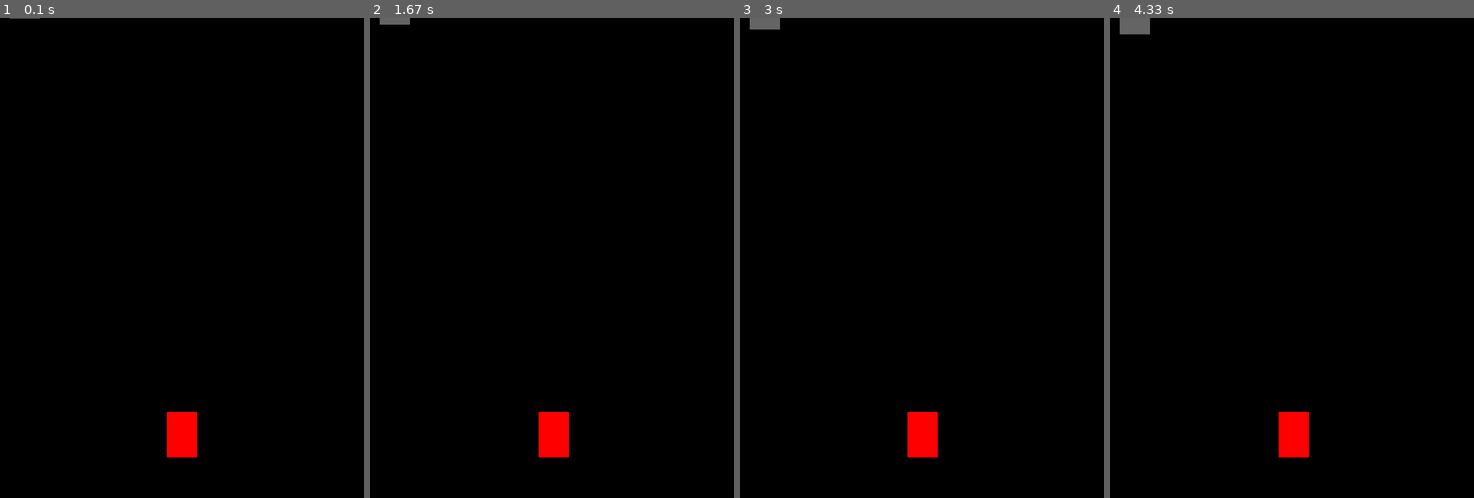
Above: before the commit, frames 1-4 (left to right).
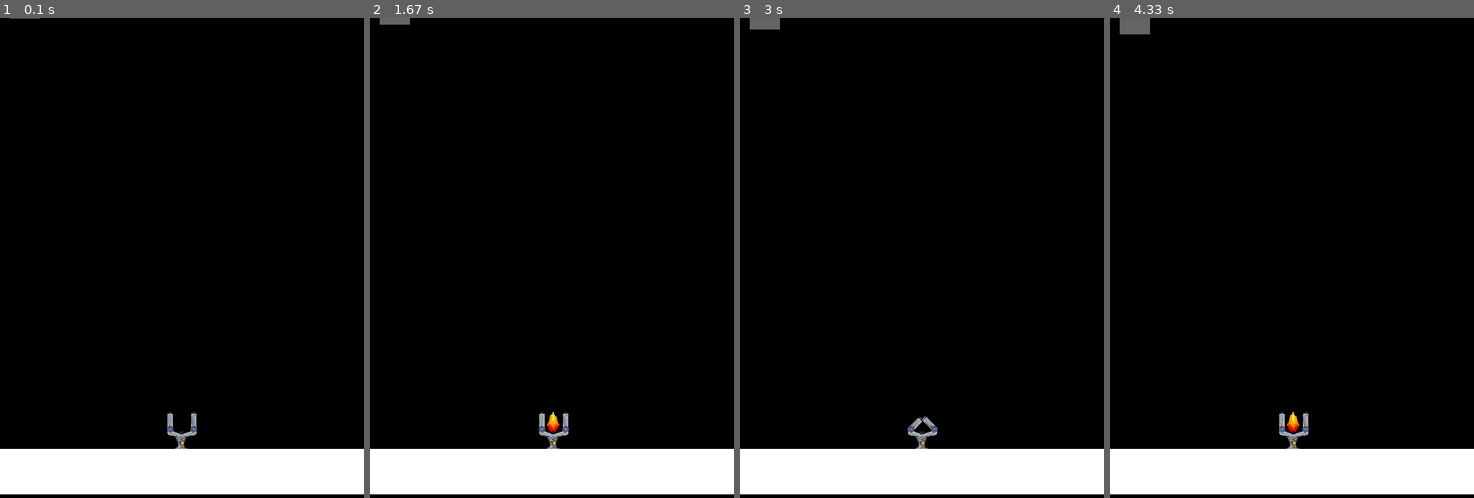
Above: after the commit, the same moments.

Repository: atanas-rujinov/pygame-project
Game: pygame game, started from game.py
Two runs of this game, one before a commit and one after it. Both use one fixed random seed, a clock stepped at 60 frames per second and the inputs below.
Inputs:
- Up to frame 1 (0.1 s): no input
- Up to frame 2 (1.67 s): tap Enter at 0.33 s; hold Right 0.67-1.13 s; hold Up 1.17-1.47 s; hold Right from 1.5 s (still down)
- Up to frame 3 (3 s): release Right at 1.97 s; hold Left 2-2.53 s; hold Down 2.57-2.87 s; hold Left from 2.9 s (still down)
- Up to frame 4 (4.33 s): release Left at 3.3 s; hold Up 3.33-3.7 s; hold Right from 3.73 s (still down)

The runs differ from the first frame. In frame 1, 10% of the frame differs, in the area x 0-100%, y 82-100%; in frame 2, 10%; in frame 3, 10%; in frame 4, 10%.

Commit message:
mechanics work + player img

Diff:
--- a/game.py
+++ b/game.py
@@ -17,13 +17,14 @@
 OBJECTS_DISTANCE = 200
 ACTUAL_HEIGHT = SCREEN_HEIGHT - PLAYER_BOTTOM - PLAYER_HEIGHT
 
+score = 0
+
 playerX = SCREEN_WIDTH / 2 - PLAYER_WIDTH / 2
 running = True
 goingLeft = False
 goingRight = False
 directionPriority = ""
-timeForNewObject = time.time()
-print(timeForNewObject)
+playerImage = pygame.image.load("opened.png")
 
 class Object:
     def __init__(self, x, y, type):
@@ -36,6 +37,9 @@
             self.color = (255, 100, 0)
         else:
             self.color = (0, 255, 0)
+
+armState = "opened"
+armStateTimestamp = time.time()
 
 def checkCollision(object):
     if playerX < object.x + OBJECT_WIDTH and playerX + PLAYER_WIDTH > object.x and SCREEN_HEIGHT - PLAYER_BOTTOM - PLAYER_HEIGHT < object.y + OBJECT_HEIGHT and SCREEN_HEIGHT - PLAYER_BOTTOM > object.y:
@@ -67,6 +71,14 @@
             elif event.key == pygame.K_RIGHT:
                 goingRight = True
                 directionPriority = "right"
+            elif event.key == pygame.K_DOWN:
+                armState = "closed"
+                playerImage = pygame.image.load("closed.png")
+                armStateTimestamp = time.time()
+            elif event.key == pygame.K_UP:
+                armState = "fire"
+                playerImage = pygame.image.load("fire.png")
+                armStateTimestamp = time.time()
         elif event.type == pygame.KEYUP:
             if event.key == pygame.K_LEFT:
                 goingLeft = False
@@ -85,6 +97,10 @@
         elif goingLeft:
             playerX -= PLAYER_SPEED
 
+    if time.time() > armStateTimestamp + 1:
+        armState = "opened"
+        playerImage = pygame.image.load("opened.png")
+
     SCREEN.fill((0, 0, 0))
 
     for object in objects:
@@ -92,9 +108,37 @@
         object.y += OBJECT_SPEED
 
         if checkCollision(object):
-            #golden
-            object.color = (255, 255, 0)
-
+            if object.type == "trash":
+                if armState == "fire":
+                    type = random.randint(0, 2)
+                    if type == 0:
+                        type = "bomb"
+                    elif type == 1:
+                       type = "trash"
+                    else:
+                       type = "fruit"
+                    objects.append(Object(random.randint(0, SCREEN_WIDTH - OBJECT_WIDTH), 0 - OBJECT_HEIGHT - (SCREEN_HEIGHT-object.y), type))
+                    objects.remove(object)
+                    score += 2
+                else:
+                    score -= 1
+            elif object.type == "bomb":
+                running = False
+            else:
+                if armState == "closed":
+                    type = random.randint(0, 2)
+                    if type == 0:
+                        type = "bomb"
+                    elif type == 1:
+                       type = "trash"
+                    else:
+                       type = "fruit"
+                    objects.append(Object(random.randint(0, SCREEN_WIDTH - OBJECT_WIDTH), 0 - OBJECT_HEIGHT - (SCREEN_HEIGHT-object.y), type))
+                    objects.remove(object)
+                    score += 2
+                else:
+                    score -= 1
+          #  objects.remove(object)
         if object.y >= SCREEN_HEIGHT:
             objects.remove(object)
             type = random.randint(0, 2)
@@ -107,5 +151,8 @@
             objects.append(Object(random.randint(0, SCREEN_WIDTH - OBJECT_WIDTH), 0 - OBJECT_HEIGHT, type))
 
 
-    pygame.draw.rect(SCREEN, (255, 0, 0), (playerX, SCREEN_HEIGHT-PLAYER_HEIGHT-PLAYER_BOTTOM, 50, 75))
+    SCREEN.blit(playerImage, (playerX, SCREEN_HEIGHT-PLAYER_HEIGHT-PLAYER_BOTTOM))
+   # pygame.draw.rect(SCREEN, (255, 0, 0), (playerX, SCREEN_HEIGHT-PLAYER_HEIGHT-PLAYER_BOTTOM, 50, 75))
+    pygame.draw.rect(SCREEN, (255,255,255), (0, SCREEN_HEIGHT-PLAYER_BOTTOM-14, SCREEN_WIDTH, PLAYER_BOTTOM))
     pygame.display.update()
+    print(score)
